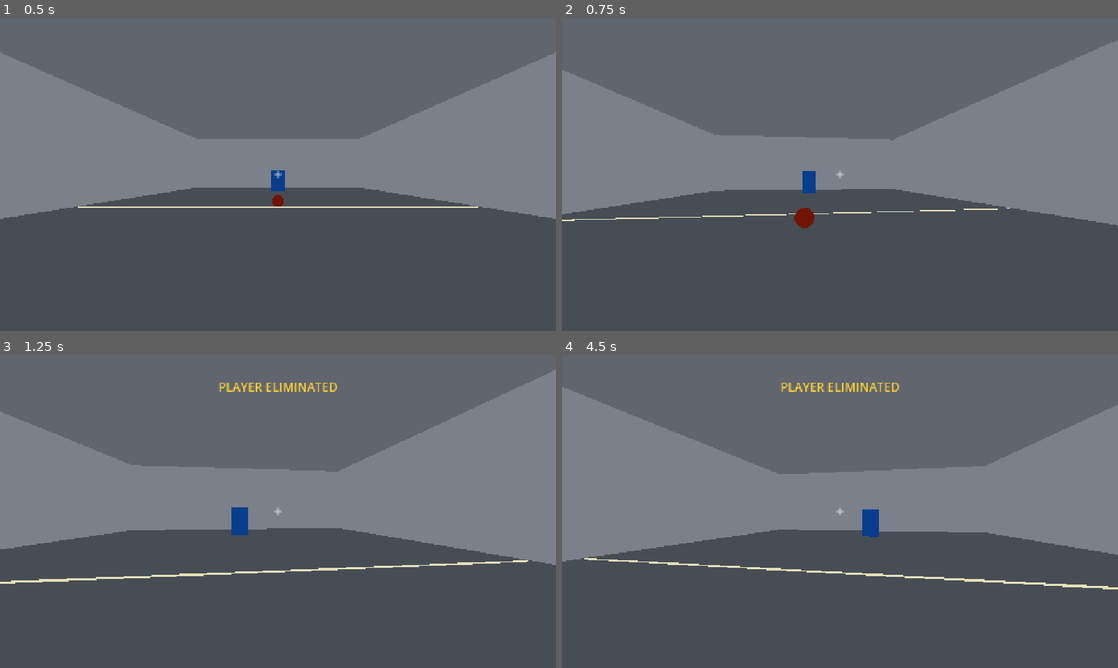
Above: before the commit, frames 1-4 (two rows, left to right).
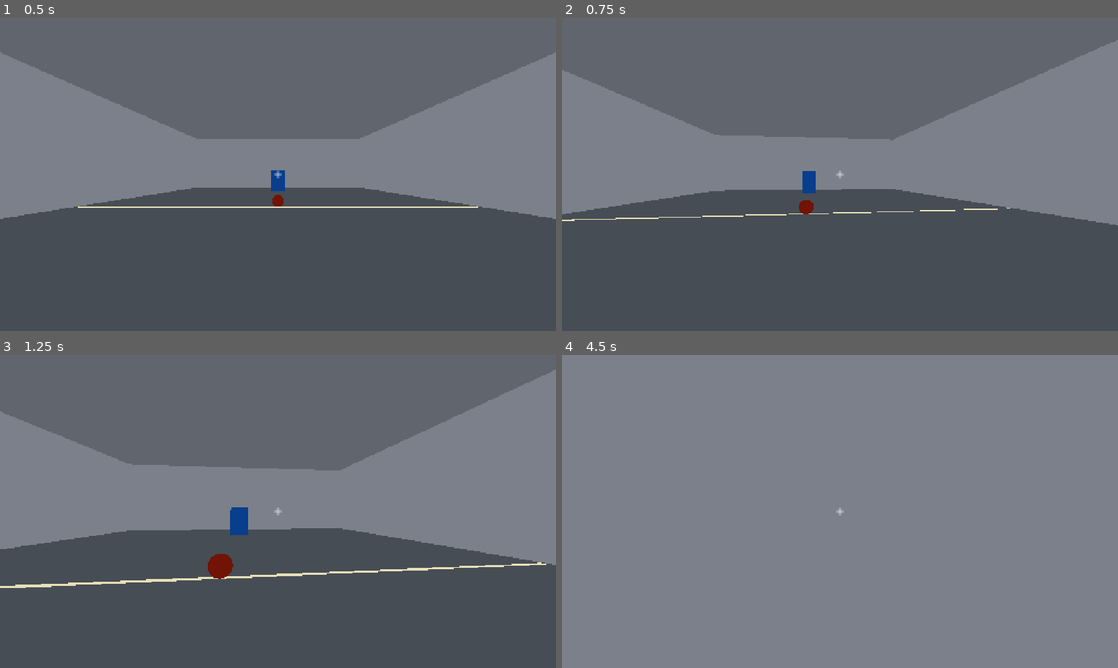
Above: after the commit, the same moments.

Repository: copley/dodgeball-fps
Game: Godot game, scene res://scenes/main.tscn
The game is run twice, just before and just after one commit, with the same random seed, the same clock (stepped at 60 frames per second) and the same inputs.
Inputs (mouse positions are in pixels of both pictures, inside the frame that each line leads up to):
- Up to frame 1 (0.5 s): no input
- Up to frame 2 (0.75 s): tap Enter at 0.5 s; move the mouse to (867, 174) at 0.52 s; hold W (move_forward) from 0.53 s (still down); hold T (development_launch, bound only before the commit) from 0.53 s (still down)
- Up to frame 3 (1.25 s): keep holding W (move_forward); keep holding T (development_launch, bound only before the commit)
- Up to frame 4 (4.5 s): keep holding W (move_forward); move the mouse to (812, 511) at 1.27 s; release T (development_launch, bound only before the commit) at 1.28 s; right-click (812, 511) at 1.35 s; tap T (development_launch, bound only before the commit) at 1.55, 3.05, 3.8, 4.35 s; move the mouse to (851, 505) at 2.02 s; hold T (development_launch, bound only before the commit) 2.03-2.78 s; move the mouse to (834, 517) at 2.77 s; tap E (pickup_ball) at 2.85 s; move the mouse to (878, 514) at 3.52 s; press the mouse at (878, 514) at 3.53 s; move the mouse to (795, 508) at 4.27 s; release the mouse at (795, 508) at 4.28 s

Frame 1 is identical in both runs. In frame 2, 0.2% of the frame differs, in the area x 41-46%, y 58-68%; in frame 3, 2.1%; in frame 4, 70%, in the area x 0-100%, y 0-100%.

Commit message:
fix: remove remote development launcher

Diff:
--- a/project.godot
+++ b/project.godot
@@ -52,10 +52,6 @@
 "deadzone": 0.5,
 "events": [Object(InputEventMouseButton,"button_index":2)]
 }
-development_launch={
-"deadzone": 0.5,
-"events": [Object(InputEventKey,"physical_keycode":84)]
-}
 
 [physics]
 
--- a/scenes/court.tscn
+++ b/scenes/court.tscn
@@ -127,6 +127,3 @@
 
 [node name="TargetSpawn" type="Marker3D" parent="SpawnMarkers"]
 position = Vector3(0, 0, -10)
-
-[node name="TargetLauncher" type="Marker3D" parent="SpawnMarkers"]
-position = Vector3(0, 1.35, -8.8)
--- a/scripts/ball.gd
+++ b/scripts/ball.gd
@@ -137,24 +137,6 @@
 	thrown.emit(speed)
 
 
-func launch_from(new_transform: Transform3D, direction: Vector3, speed: float) -> bool:
-	if state != BallState.AVAILABLE:
-		return false
-	global_transform = new_transform
-	state = BallState.THROWN
-	hold_position = null
-	seconds_since_throw = 0.0
-	valid_hit_emitted_for_throw = false
-	collision_layer = PHYSICAL_COLLISION_LAYER
-	collision_mask = PHYSICAL_COLLISION_MASK
-	freeze = false
-	sleeping = false
-	linear_velocity = direction.normalized() * speed
-	angular_velocity = Vector3(4.0, 2.0, 1.0)
-	thrown.emit(speed)
-	return true
-
-
 func reset_to(new_spawn_transform: Transform3D) -> void:
 	spawn_transform = new_spawn_transform
 	hold_position = null
--- a/scripts/main.gd
+++ b/scripts/main.gd
@@ -7,7 +7,6 @@
 @onready var player_spawn: Marker3D = $Court/SpawnMarkers/PlayerSpawn
 @onready var ball_spawn: Marker3D = $Court/SpawnMarkers/BallSpawn
 @onready var target_spawn: Marker3D = $Court/SpawnMarkers/TargetSpawn
-@onready var target_launcher: Marker3D = $Court/SpawnMarkers/TargetLauncher
 @onready var round_result_label: Label = $UI/RoundResult
 @onready var catch_feedback_label: Label = $UI/CatchFeedback
 
@@ -37,17 +36,6 @@
 	add_child(target)
 	target.global_transform = target_spawn.global_transform
 	target.eliminated.connect(_on_target_eliminated)
-
-
-func _unhandled_input(event: InputEvent) -> void:
-	if event.is_action_pressed("development_launch") and ball.is_available():
-		var aim_position := player.global_position + Vector3.UP * 1.2
-		ball.launch_from(
-			target_launcher.global_transform,
-			aim_position - target_launcher.global_position,
-			14.0
-		)
-
 
 func _on_pickup_requested(player: PlayerController) -> void:
 	if player.can_pick_up(ball):
--- a/tests/test_timed_catch.gd
+++ b/tests/test_timed_catch.gd
@@ -39,11 +39,16 @@
 
 func _make_incoming(ball: Dodgeball, player: PlayerController) -> void:
 	var launch_position := player.camera.global_position + Vector3(0.0, 0.0, -1.5)
-	ball.launch_from(
-		Transform3D(Basis.IDENTITY, launch_position),
-		player.camera.global_position - launch_position,
-		12.0
-	)
+	_throw_from(ball, launch_position, player.camera.global_position - launch_position)
+
+
+func _throw_from(ball: Dodgeball, position: Vector3, direction: Vector3) -> void:
+	var throw_marker := Marker3D.new()
+	root.add_child(throw_marker)
+	throw_marker.global_position = position
+	ball.hold_at(throw_marker)
+	ball.throw(direction, 12.0)
+	throw_marker.queue_free()
 
 
 func _test_successful_catch_and_possession_transfer() -> void:
@@ -68,11 +73,7 @@
 	var player := nodes[0] as PlayerController
 	var ball := nodes[1] as Dodgeball
 	var early_position := player.camera.global_position + Vector3(0.0, 0.0, -6.0)
-	ball.launch_from(
-		Transform3D(Basis.IDENTITY, early_position),
-		player.camera.global_position - early_position,
-		12.0
-	)
+	_throw_from(ball, early_position, player.camera.global_position - early_position)
 	player.start_catch_window()
 	_expect(not player.catch_ball(ball), "early catch fails before the ball enters range")
 	player.catch_seconds_remaining = 0.0
@@ -89,11 +90,7 @@
 	var player := nodes[0] as PlayerController
 	var ball := nodes[1] as Dodgeball
 	var behind_position := player.camera.global_position + Vector3(0.0, 0.0, 1.5)
-	ball.launch_from(
-		Transform3D(Basis.IDENTITY, behind_position),
-		player.camera.global_position - behind_position,
-		12.0
-	)
+	_throw_from(ball, behind_position, player.camera.global_position - behind_position)
 	player.start_catch_window()
 	_expect(not player.catch_ball(ball), "incoming ball behind the player cannot be caught")
 	player.queue_free()
Not shown, changed: README.md
